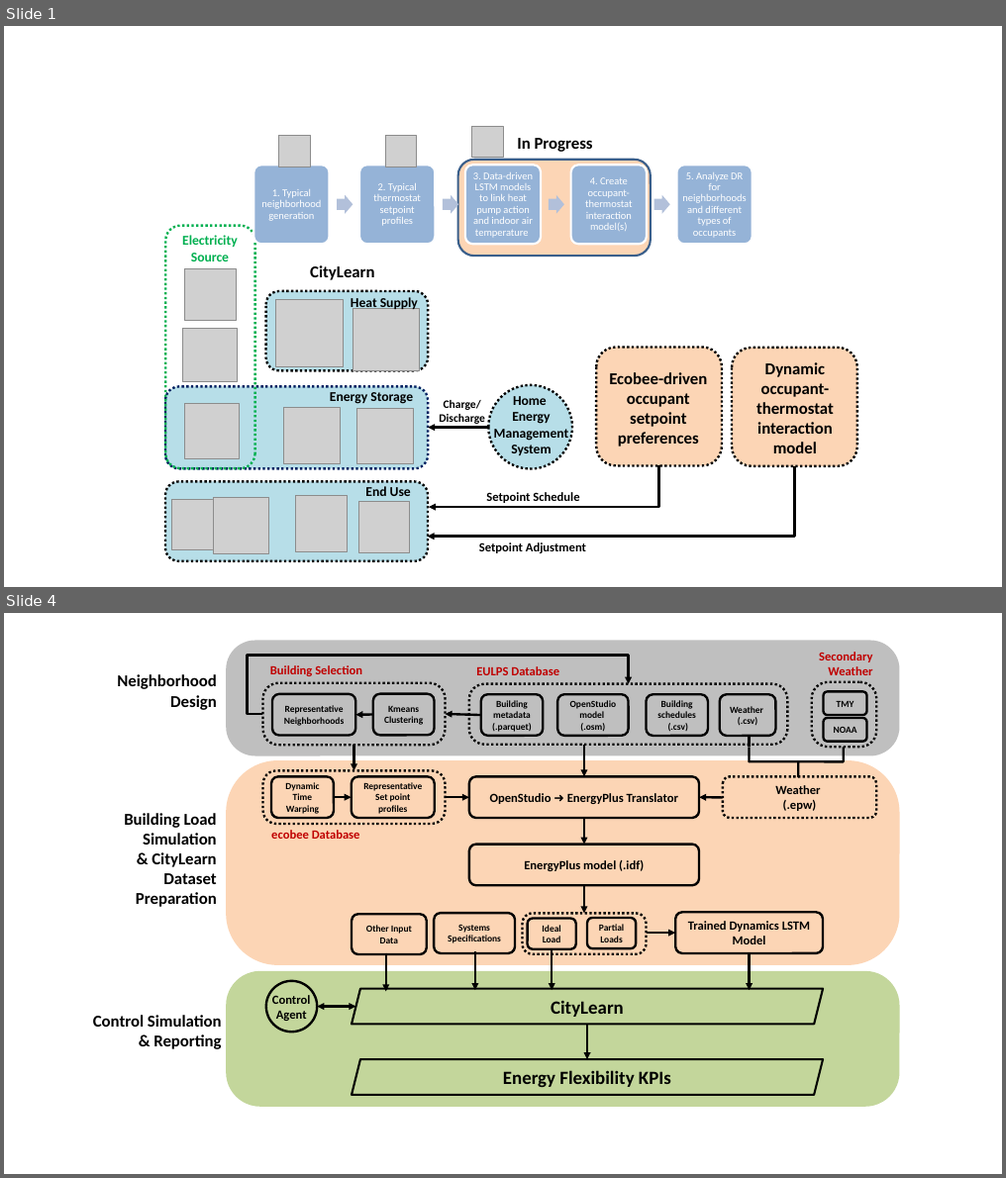
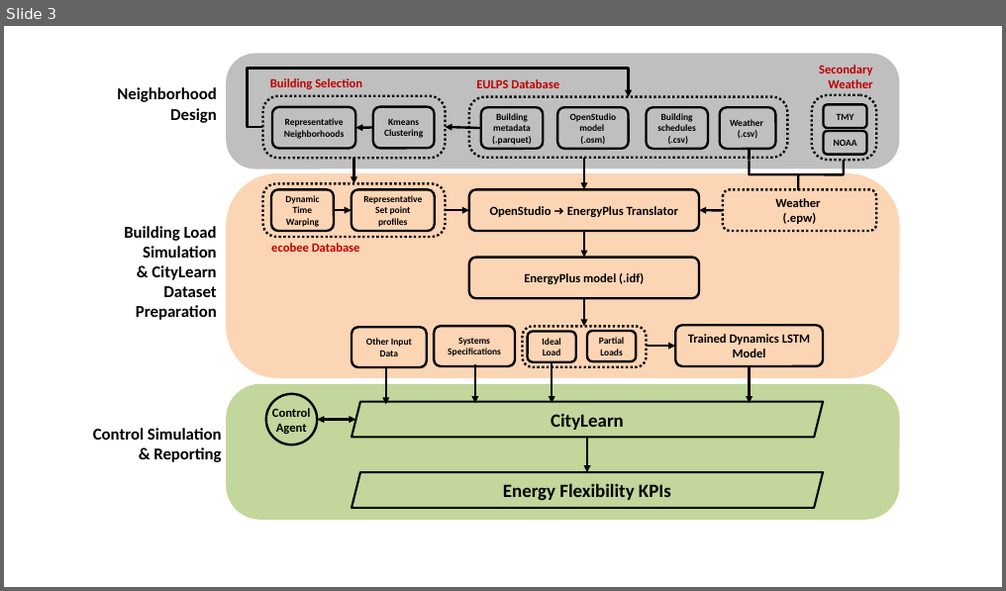
Before and after one commit to intelligent-environments-lab/CityLearn, a slide deck: assets/images/citylearn_systems.pptx. Shown one above the other, each under a label of ours: slides 1 and 4 before the commit, slide 3 after it; the slides between them are not shown. The pictures are 1006x1178 and 1006x591 pixels, drawn with LibreOffice and Linux fonts; fonts in the diff are those of the drawing; grey boxes stand for pictures. Boxes give left, top, right and bottom in pixels: in the first picture for what was removed or moved away, otherwise in the second. Text is boxed around its words. In the diff, an @@ line names an element or a change of style, - is before the commit and + after.

```diff
--- a/assets/images/citylearn_systems.pptx
+++ b/assets/images/citylearn_systems.pptx
@@ slide 1 removed at [4, 26, 1002, 587], background #FFFFFF @@
@@ picture removed at [279, 135, 310, 167] @@
@@ picture removed at [385, 135, 417, 167] @@
@@ picture removed at [471, 126, 503, 158] @@
@@ text removed at [517, 138, 593, 152] @@
-In Progress
@@ rounded rectangle removed at [458, 160, 650, 256] @@
@@ group removed at [254, 166, 752, 245]: 5 rounded rectangles, 5 texts, 4 right arrows @@
-1. Typical neighborhood generation
-2. Typical thermostat setpoint profiles
-3. Data-driven LSTM models to link heat pump action and indoor air temperature
-4. Create occupant-thermostat interaction model(s)
-5. Analyze DR for neighborhoods and different types of occupants
@@ text removed at [310, 266, 374, 280] @@
-CityLearn
@@ group removed at [165, 226, 579, 562]: 11 pictures, 7 texts, 4 rounded rectangles, 1 ellipse, 1 arrow @@
-Home
-Energy Management System
-Charge/
-Discharge
-Setpoint Schedule
-Electricity
-Source
-Energy Storage
-End Use
-Heat Supply
@@ rounded rectangle removed at [596, 347, 722, 467] @@
@@ rounded rectangle removed at [732, 348, 857, 467] @@
@@ text removed at [609, 372, 707, 447] @@
-Ecobee-driven occupant setpoint preferences
@@ text removed at [756, 363, 834, 454] @@
-Dynamic occupant-thermostat interaction model
@@ elbow arrow removed from (795, 467) to (427, 537) @@
@@ elbow arrow removed from (659, 467) to (429, 507) @@
@@ text removed at [479, 543, 586, 554] @@
-Setpoint Adjustment
@@ what was slide 4 is now slide 3 @@
```
Also in this commit, not shown: 1 slide changed, 2 slides added, 2 other slides removed.
